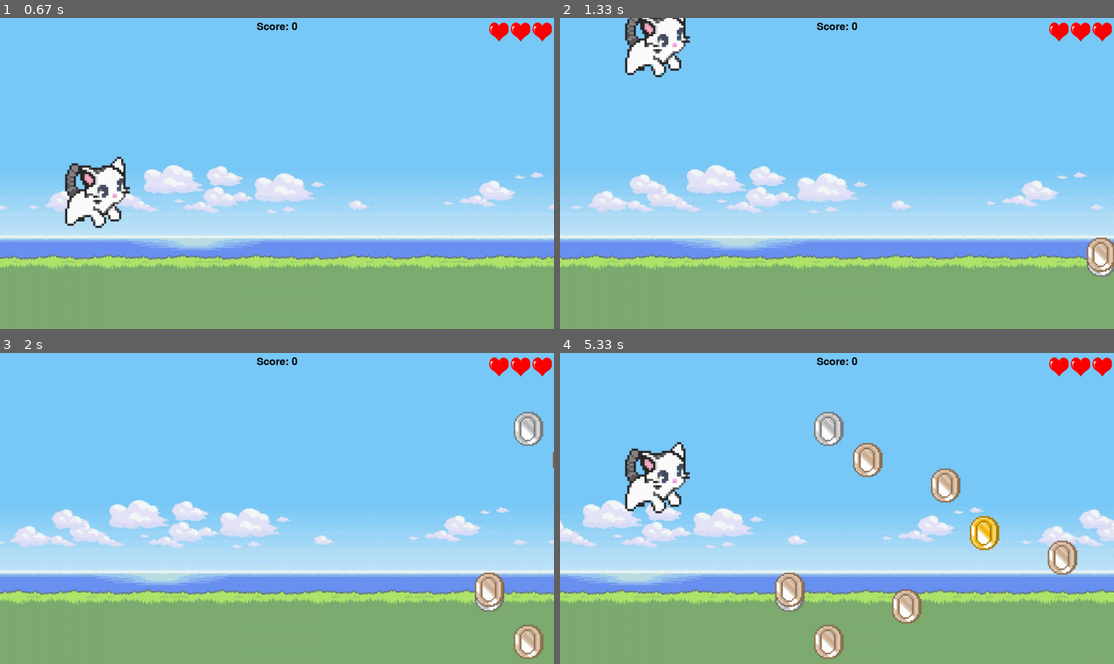
Above: before the commit, frames 1-4 (two rows, left to right).
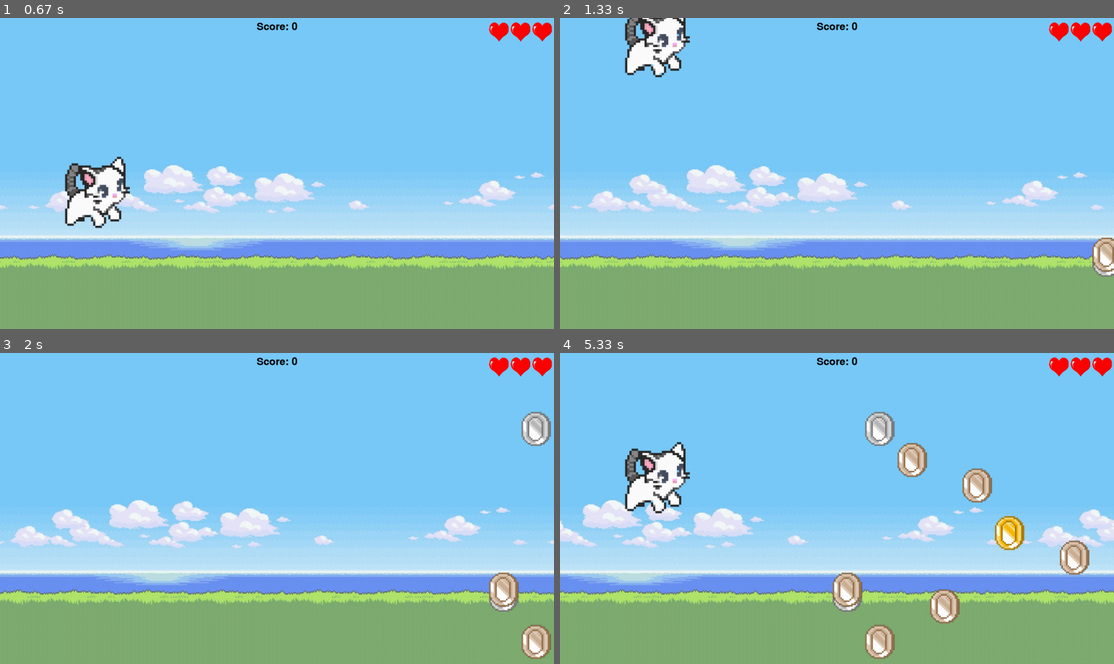
Above: after the commit, the same moments.

Repository: notAkkeri/SuperSprint
Game: pygame game, started from main.py
Two runs of this game, one before a commit and one after it. Both use one fixed random seed, a clock stepped at 60 frames per second and the inputs below.
Inputs:
- Up to frame 1 (0.67 s): click "PLAY" at 0.38 s
- Up to frame 2 (1.33 s): tap Space at 0.67 s
- Up to frame 3 (2 s): no input
- Up to frame 4 (5.33 s): tap Space at 4.63, 4.93 s

Frame 1 is identical in both runs. In frame 2, 0.5% of the frame differs, in the area x 95-100%, y 70-84%; in frame 3, 2.0%; in frame 4, 7.8%, in the area x 38-96%, y 18-99%.

Commit message:
0.7 Hazards
- added boulders
- small bug fixes
- tweaks
- removed useless assets

Diff:
--- a/gameEngine.py
+++ b/gameEngine.py
@@ -24,11 +24,13 @@
     gameBG = pygame.image.load("assets/gameBG.png")
     bg_x = 0  # Initial x-position of the background
 
-    #coin & hero instance
+    #Instances
     hero = Hero(SCREEN_HEIGHT)
     coin_spawner = CoinSpawner(SCREEN.get_width(), SCREEN.get_height(), hero)
+    boulder_spawner = BoulderSpawner(SCREEN.get_width(), SCREEN.get_height())
 
-    # main loop
+
+    # game loop
     while game_screen:
         SCREEN.fill((0, 0, 0))
         pygame.display.set_caption("Super Sprint")
@@ -46,6 +48,16 @@
         coin_spawner.spawn_coins()
         coin_spawner.update_coins()
         hero.update()
+
+        # Boulder
+        boulder_spawner.spawn_boulders()
+        boulder_spawner.update()
+
+        #collisions
+        for boulder in boulder_spawner.boulders:
+            boulder.check_collision(hero)
+            if boulder.collided:
+                boulder_spawner.boulders.remove(boulder)
 
         # display score
         score = coin_spawner.score
@@ -69,6 +81,21 @@
                     coin["collected"] = True
                     score += coin["value"]
 
+
+        # Boulder object (spawning)
+        for boulder in boulder_spawner.boulders:
+            SCREEN.blit(boulder.image, boulder.rect)
+
+        if hero.health == 0:
+            print("you have died")
+
+        # event handler
+        for event in pygame.event.get():
+            if event.type == pygame.QUIT:
+                pygame.quit()
+                sys.exit()
+
+
         # event handler
         for event in pygame.event.get():
             if event.type == pygame.QUIT:
--- a/itemSpawner.py
+++ b/itemSpawner.py
@@ -1,6 +1,6 @@
 import random
 import pygame
-#from misc import Hero
+from misc import Hero
 
 # Point value for coins
 coin_values = {
@@ -18,6 +18,8 @@
     "silver": pygame.image.load("assets/silverCoin.png"),
     "bronze": pygame.image.load("assets/bronzeCoin.png")
 }
+
+# ITEMS #
 
 # Coin spawning logic
 class CoinSpawner:
@@ -63,7 +65,7 @@
         coins_to_remove = []
 
         for coin in self.coins:
-            coin["x"] -= 3  # Adjust coin movement speed
+            coin["x"] -= 2.5  # coin movement speed
             if coin["x"] + coin["image"].get_width() < 0 or coin["collected"]:
                 coins_to_remove.append(coin)
             else:
@@ -75,3 +77,48 @@
 
         for coin in coins_to_remove:
             self.coins.remove(coin)
+
+# Boulders #
+
+class Boulder(pygame.sprite.Sprite):
+    def __init__(self, screen_width, screen_height):
+        super().__init__()
+        self.image = pygame.image.load("assets/boulder.png")
+        self.rect = self.image.get_rect()
+        self.rect.topleft = (screen_width, screen_height - self.rect.height)
+        self.speed = 7 # movement speed of boulder
+        self.collided = False
+
+    def update(self):
+        self.rect.x -= self.speed
+
+    def check_collision(self, hero):
+       if not self.collided and self.rect.colliderect(hero.rect):
+            self.collided = True
+
+class BoulderSpawner(pygame.sprite.Sprite):
+    def __init__(self, screen_width, screen_height):
+        super().__init__()
+        self.screen_width = screen_width
+        self.screen_height = screen_height
+        self.boulders = []
+        self.last_spawn_time = pygame.time.get_ticks()
+        self.spawn_interval = 10000  # spawn cooldown
+
+    def spawn_boulders(self):
+        current_time = pygame.time.get_ticks()
+        time_elapsed = current_time - self.last_spawn_time
+
+        if time_elapsed >= self.spawn_interval:
+            boulder = Boulder(self.screen_width, self.screen_height)
+            self.boulders.append(boulder)
+            self.last_spawn_time = current_time
+
+    def update(self):
+        for boulder in self.boulders:
+            boulder.update()
+        self.boulders = [boulder for boulder in self.boulders if boulder.rect.right > -100]
+
+    def draw(self, SCREEN):
+        for boulder in self.boulders:
+            SCREEN.blit(boulder.image, boulder.rect)
--- a/main.py
+++ b/main.py
@@ -11,8 +11,7 @@
 BG = pygame.image.load("assets/background.png")
 pygame.display.set_caption("Menu")
 
-def get_font(size):
-    return pygame.font.Font("assets/font.ttf", size)
+
 
 # The main menu
 def mainMenu():
--- a/misc.py
+++ b/misc.py
@@ -16,6 +16,8 @@
 # Icons
 def get_heart_icon():
     return pygame.image.load("assets/heartIcon.png")
+def get_boulder_icon():
+    return pygame.image.load("assets/boulder.png")
 
 # Moving background
 def backgroundScroll(bg_image, bg_x, screen):
@@ -31,7 +33,6 @@
     score_text = get_font1(35).render(f"Score: {score}", True, (0, 0, 0))
     score_rect = score_text.get_rect(center=(SCREEN.get_width() // 2, 20))
     SCREEN.blit(score_text, score_rect)
-
 
 # CHARACTER #
 
@@ -51,6 +52,13 @@
         self.is_jumping = False
         self.coins_collected = 0
         self.radius = self.rect.width // 2
+        self.health = 3
+
+    def take_damage(self, damage):
+        self.health -= damage
+        if self.health <= 0:
+            self.health = 0
+
 
     def update(self):
         # gravity
Binary file changed: Assets/boulder.png
Binary file removed: Assets/objec1.png
Binary file removed: Assets/objec2.png
Binary file removed: Assets/object3.png
